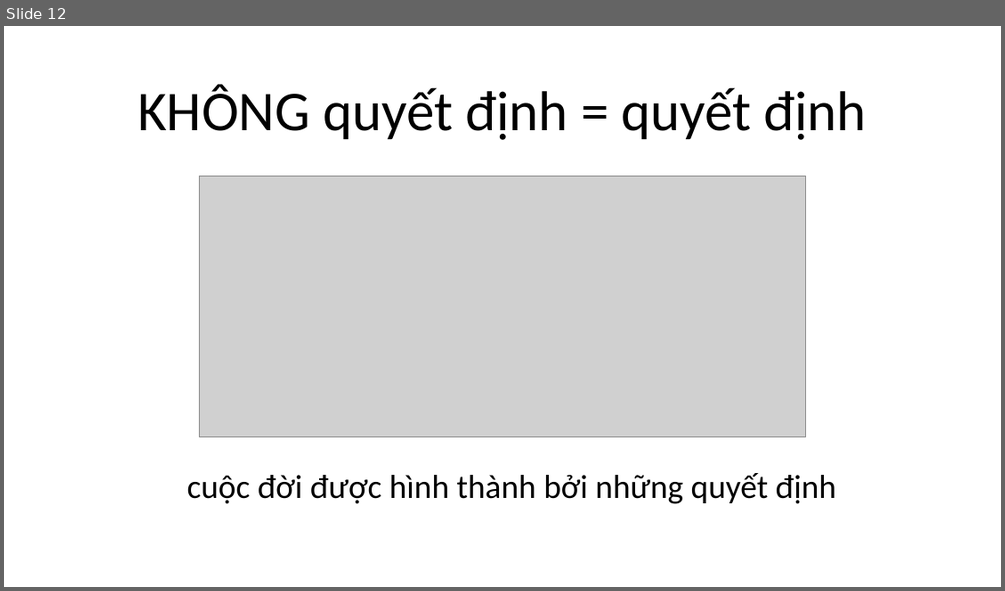
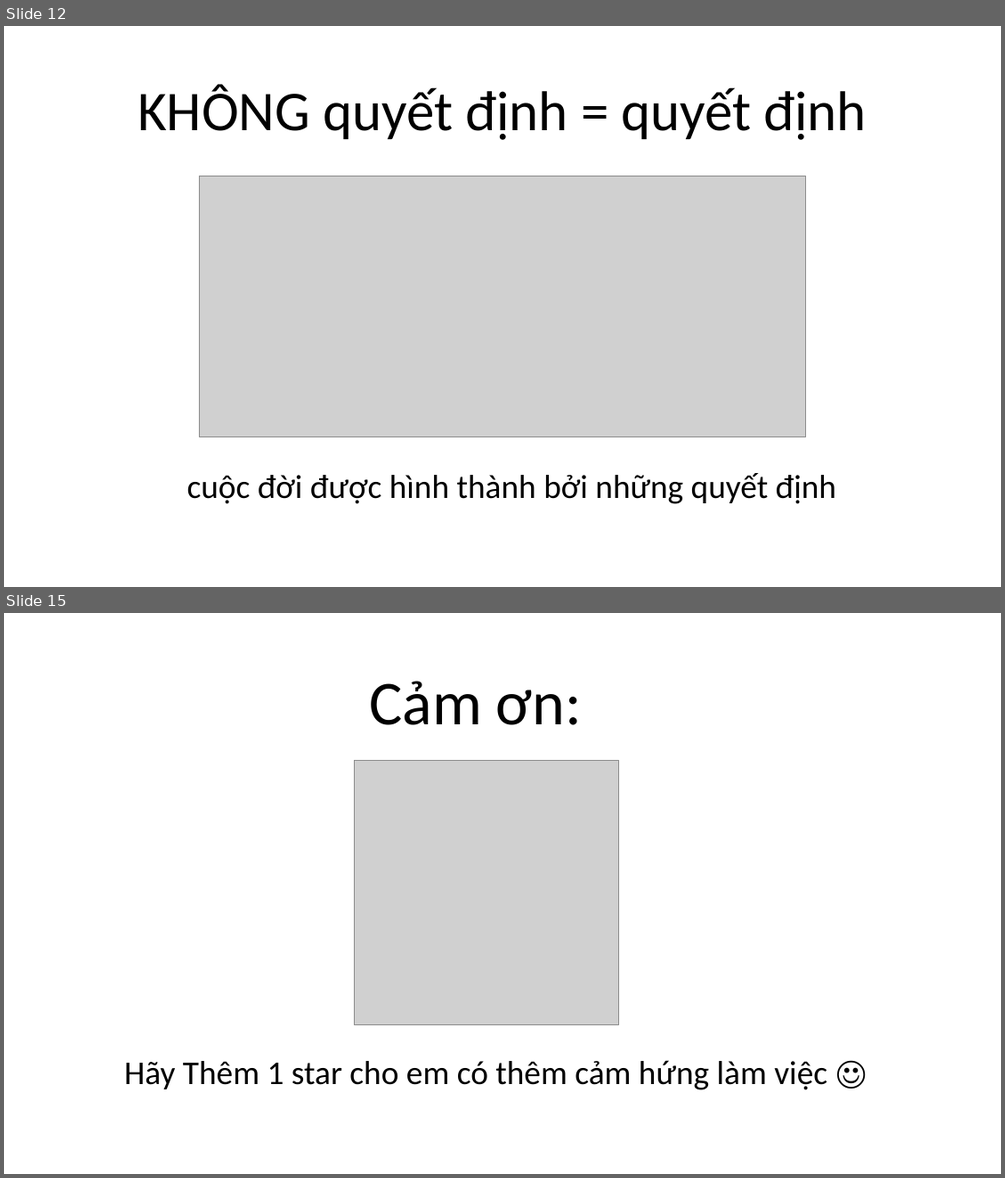
Before and after one commit to Dat0318/vin_talk, a slide deck: Vin_Talk.pptx. Shown one above the other, each under a label of ours: slide 12 before the commit, slides 12 and 15 after it; the slides between them are not shown. The pictures are 1005x591 and 1005x1178 pixels, drawn with LibreOffice and Linux fonts; fonts in the diff are those of the drawing; grey boxes stand for pictures; background and template pictures are left out. Boxes give left, top, right and bottom in pixels: in the first picture for what was removed or moved away, otherwise in the second. Text is boxed around its words. In the diff, an @@ line names an element or a change of style, - is before the commit and + after.

```diff
--- a/Vin_Talk.pptx
+++ b/Vin_Talk.pptx
@@ slide 15 added at box(4, 613, 1001, 1174), background picture (left out) @@
@@ title added at box(369, 681, 582, 725), 60 pt, text #000000 @@
+Cảm ơn:
@@ picture added at box(354, 761, 619, 1025) @@
@@ subtitle added at box(124, 1060, 827, 1090), 32 pt, text #000000 @@
+Hãy Thêm 1 star cho em có thêm cảm hứng làm việc ☺
```
Also in this commit, not shown: 3 slides changed, 1 other file.
